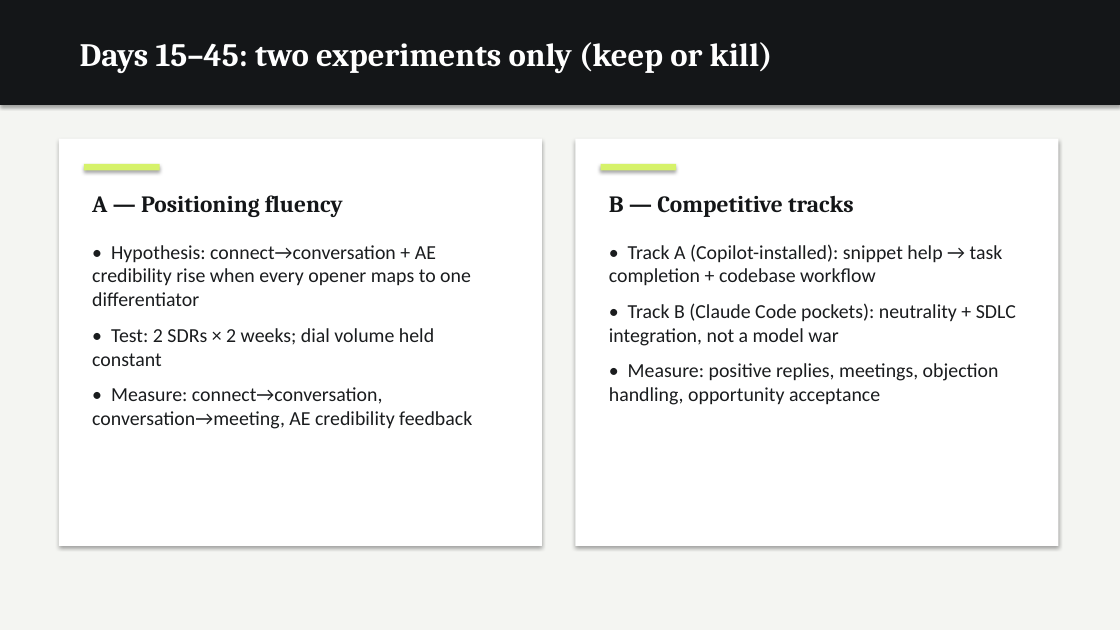
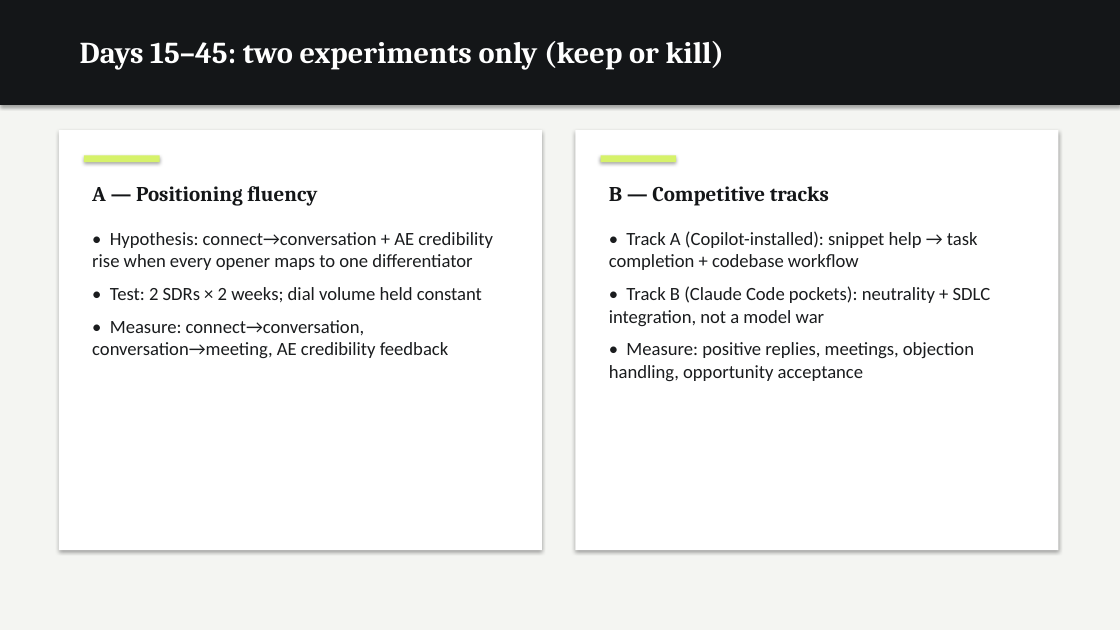
Before and after one commit to dempseli01-stack/lindsey, a slide deck: slide 11 of Lindsey_Presentation.pptx. Drawn at 1120x630 pixels with LibreOffice and Linux fonts; fonts in the diff are those of the drawing. Boxes give left, top, right and bottom in pixels: in the first picture for what was removed or moved away, otherwise in the second. Text is boxed around its words. In the diff, an @@ line names an element or a change of style, - is before the commit and + after.

```diff
--- a/Lindsey_Presentation.pptx
+++ b/Lindsey_Presentation.pptx
@@ text "Days 15–45: two experiments only ..." at box(80, 41, 724, 70): size 28 to 26 pt @@
@@ rectangle: place and size @@
-rectangle at box(59, 139, 542, 546)
+rectangle at box(59, 130, 542, 550)
@@ rectangle: place and size @@
-rectangle at box(576, 139, 1059, 546)
+rectangle at box(576, 130, 1059, 550)
@@ text "A — Positioning fluency": place and size @@
-text "A — Positioning fluency" at box(92, 195, 343, 217)
+text "A — Positioning fluency" at box(92, 186, 317, 206)
@@ text "A — Positioning fluency" at box(92, 186, 317, 206): size 20 to 18 pt @@
@@ rectangle: place and size @@
-rectangle at box(84, 164, 160, 171)
+rectangle at box(84, 155, 160, 162)
@@ text "B — Competitive tracks" at box(609, 186, 829, 206): size 20 to 18 pt @@
@@ text "B — Competitive tracks": place and size @@
-text "B — Competitive tracks" at box(609, 196, 854, 217)
+text "B — Competitive tracks" at box(609, 186, 829, 206)
@@ rectangle: place and size @@
-rectangle at box(601, 164, 676, 171)
+rectangle at box(601, 155, 676, 162)
@@ text "• Hypothesis: connect→conversation + AE ...": place and size @@
-text "• Hypothesis: connect→conversation + AE ..." at box(92, 245, 472, 429)
+text "• Hypothesis: connect→conversation + AE ..." at box(92, 232, 493, 358)
@@ text "• Hypothesis: connect→conversation + AE ..." at box(92, 232, 493, 358): size 17 to 16 pt; less space between paragraphs @@
@@ text "• Track A (Copilot-installed): snippet ..." at box(609, 231, 991, 381): size 17 to 16 pt; less space between paragraphs @@
@@ text "• Track A (Copilot-installed): snippet ...": place and size @@
-text "• Track A (Copilot-installed): snippet ..." at box(609, 244, 1016, 405)
+text "• Track A (Copilot-installed): snippet ..." at box(609, 231, 991, 381)
```
Also in this commit, not shown: 20 other slides changed, 2 other files.
